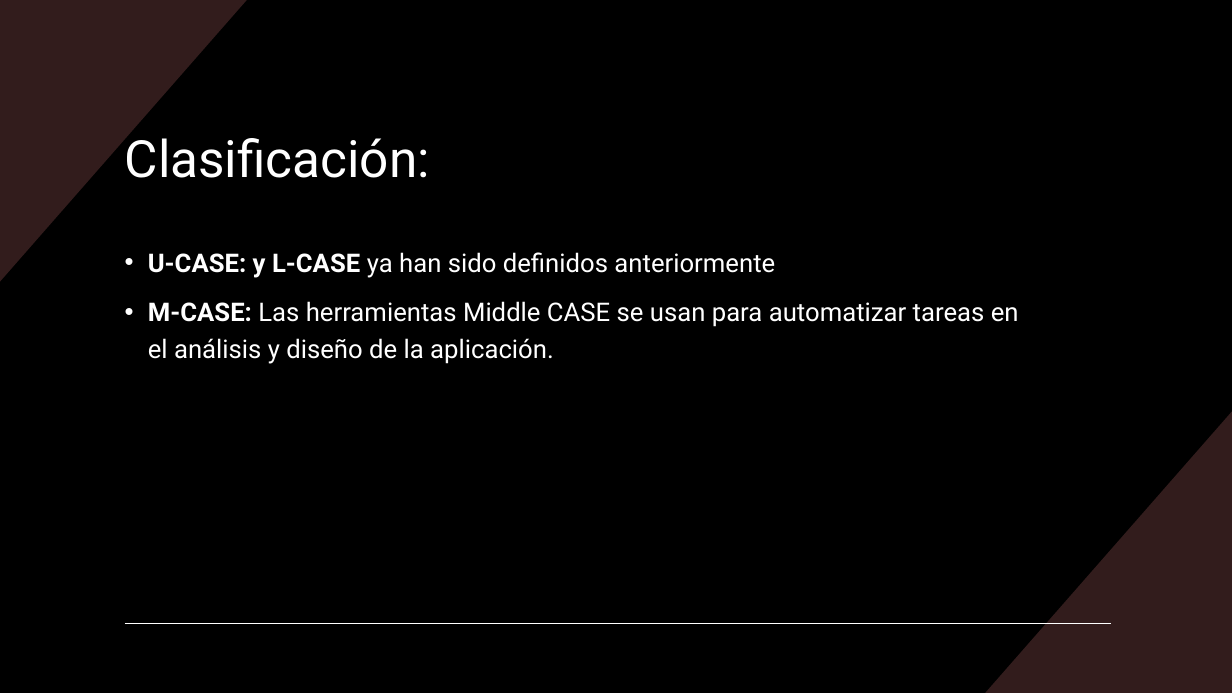
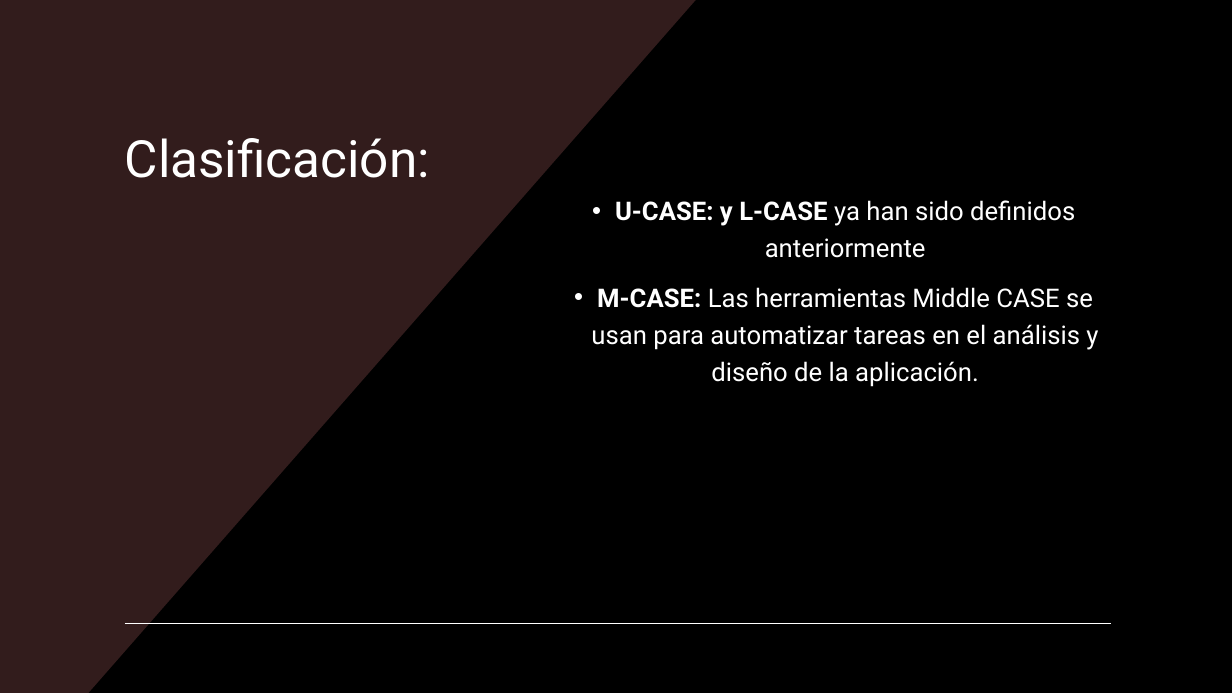
Before and after one commit to DAWEQUIPO5ENTORNOS/EQUIPO5_DAW_ENTORNOS, a slide deck: slide 4 of case.pptx. Drawn at 1232x693 pixels with LibreOffice and Linux fonts; fonts in the diff are those of the drawing. Boxes give left, top, right and bottom in pixels: in the first picture for what was removed or moved away, otherwise in the second. Text is boxed around its words. In the diff, an @@ line names an element or a change of style, - is before the commit and + after.

```diff
--- a/case.pptx
+++ b/case.pptx
@@ rectangle added at (x1=0, y1=0, x2=1232, y2=693), fill #000000 @@
@@ freeform shape added at (x1=0, y1=0, x2=696, y2=693), fill #321C1C @@
@@ title "Clasificación:" moved from (x1=125, y1=130, x2=430, y2=178) to (x1=125, y1=138, x2=430, y2=178) @@
@@ title "Clasificación:" at (x1=125, y1=138, x2=430, y2=178): vertical alignment middle to top @@
@@ text "U-CASE: y L-CASE ya han ..." moved from (x1=148, y1=252, x2=1019, y2=364) to (x1=591, y1=200, x2=1098, y2=387) @@
@@ text "U-CASE: y L-CASE ya han ..." at (x1=591, y1=200, x2=1098, y2=387): alignment left to centre; vertical alignment top to bottom @@
@@ line removed from (125, 624) to (1111, 624) @@
@@ line added from (125, 624) to (1111, 624), #FFFFFF 1 pt @@
```
Also in this commit, not shown: 6 other slides changed, 2 slides added, 1 slide removed, 3 other files.
